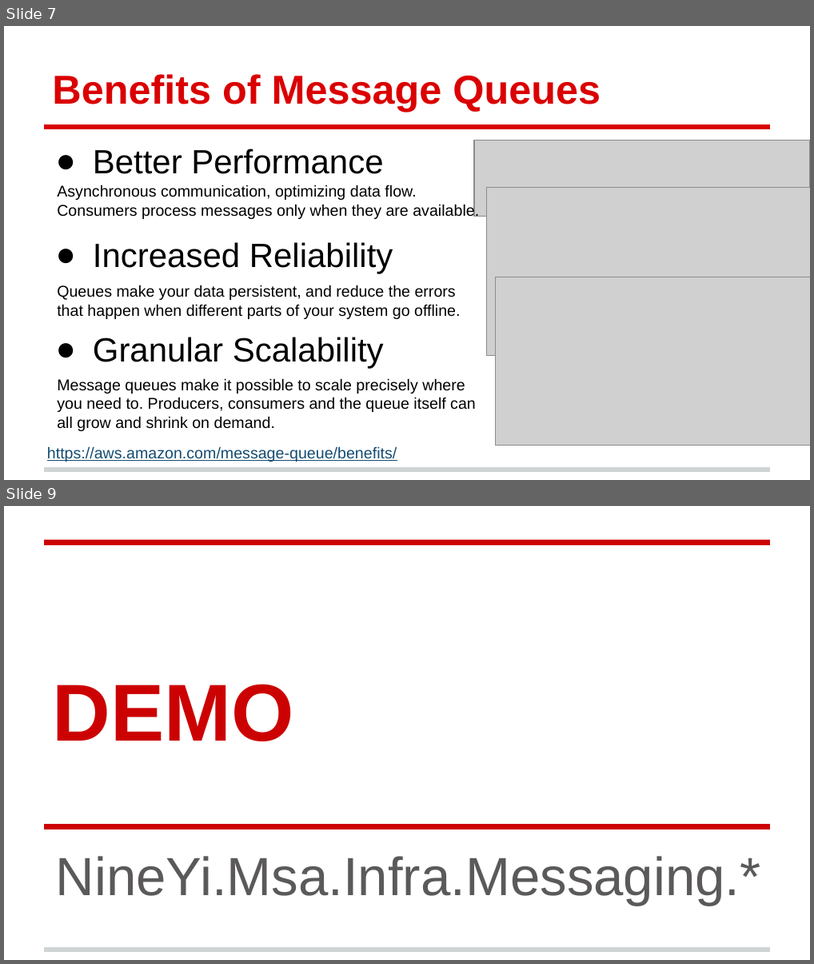
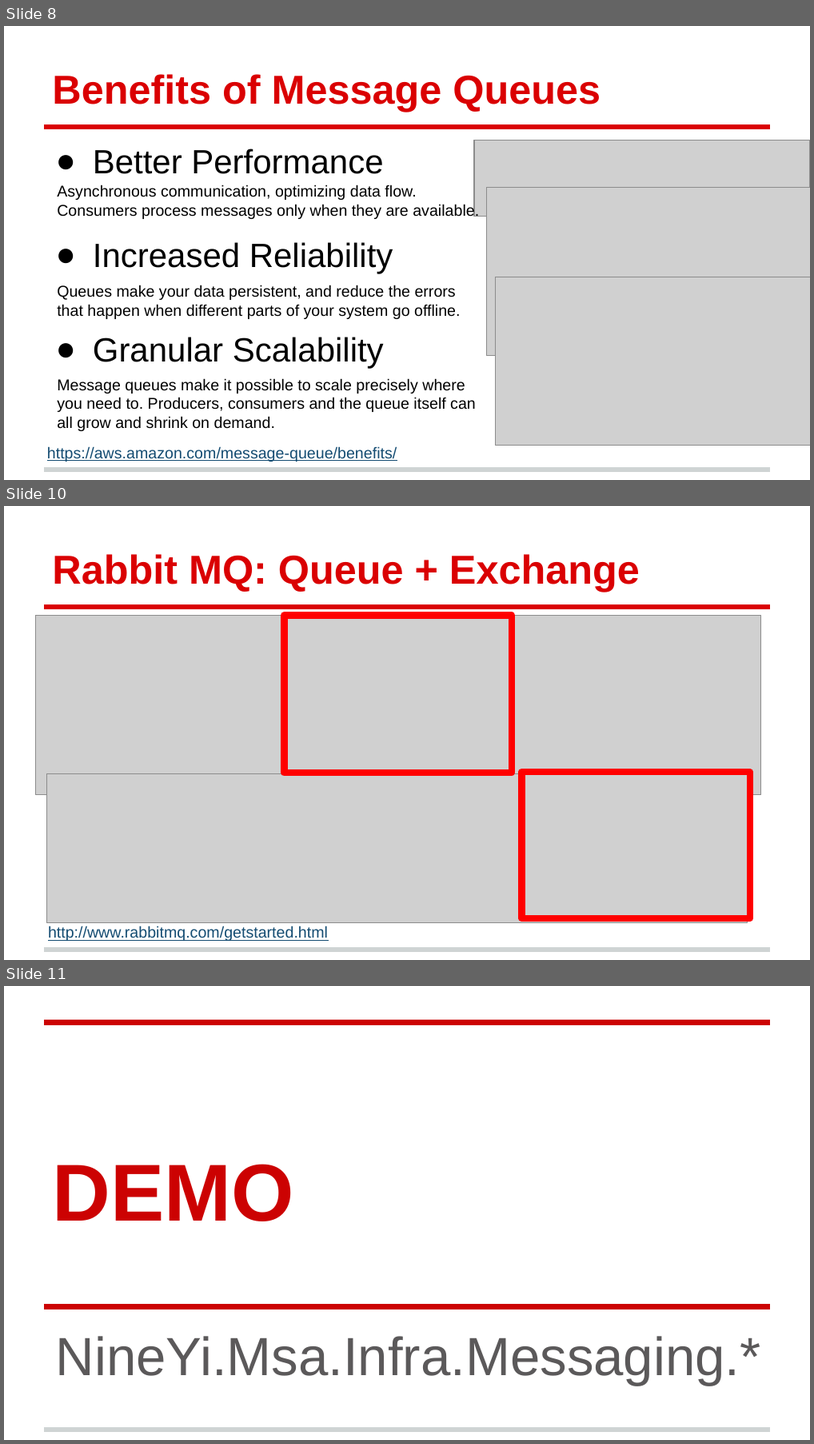
Before and after one commit to andrew0928/Meetup, a slide deck: 20190123.MessageQueueRPC/91APP-MessageQueueRPC-20190123.pptx. Shown one above the other, each under a label of ours: slides 7 and 9 before the commit, slides 8, 10 and 11 after it; the slides between them are not shown. The pictures are 814x964 and 814x1444 pixels, drawn with LibreOffice and Linux fonts; fonts in the diff are those of the drawing; grey boxes stand for pictures; background and template pictures are left out. Boxes give left, top, right and bottom in pixels: in the first picture for what was removed or moved away, otherwise in the second. Text is boxed around its words. In the diff, an @@ line names an element or a change of style, - is before the commit and + after.

```diff
--- a/20190123.MessageQueueRPC/91APP-MessageQueueRPC-20190123.pptx
+++ b/20190123.MessageQueueRPC/91APP-MessageQueueRPC-20190123.pptx
@@ slide 10 added at [4, 506, 810, 960], background #FFFFFF; not listed: 2 template elements that a slide beside it also shows @@
@@ title added at [52, 554, 640, 591], 36 pt, text #DA0002, bold @@
+Rabbit MQ: Queue + Exchange
@@ picture added at [35, 615, 762, 795] @@
@@ rectangle added at [285, 615, 512, 772], outline #FF0000 6 pt @@
@@ picture added at [46, 774, 747, 923] @@
@@ rectangle added at [522, 772, 750, 918], outline #FF0000 6 pt @@
@@ text added at [48, 925, 328, 940], 14 pt, text #144C72, underline @@
+http://www.rabbitmq.com/getstarted.html
@@ what was slide 7 is now slide 8 @@
@@ what was slide 9 is now slide 11 @@
```
Also in this commit, not shown: 1 slide changed, 14 other slides added, 1 slide removed.
